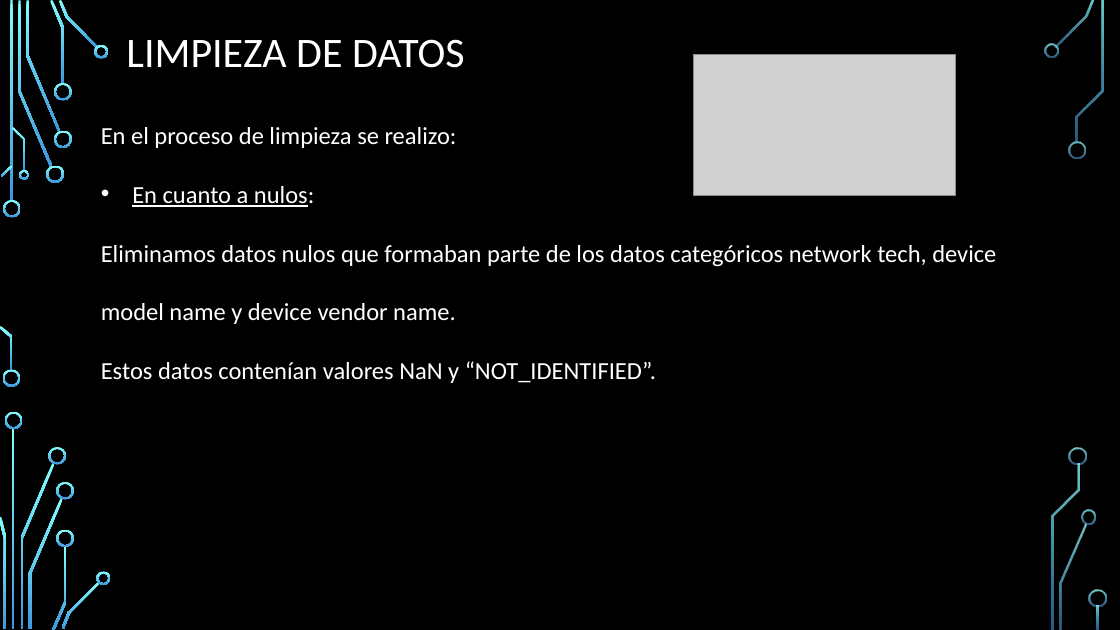
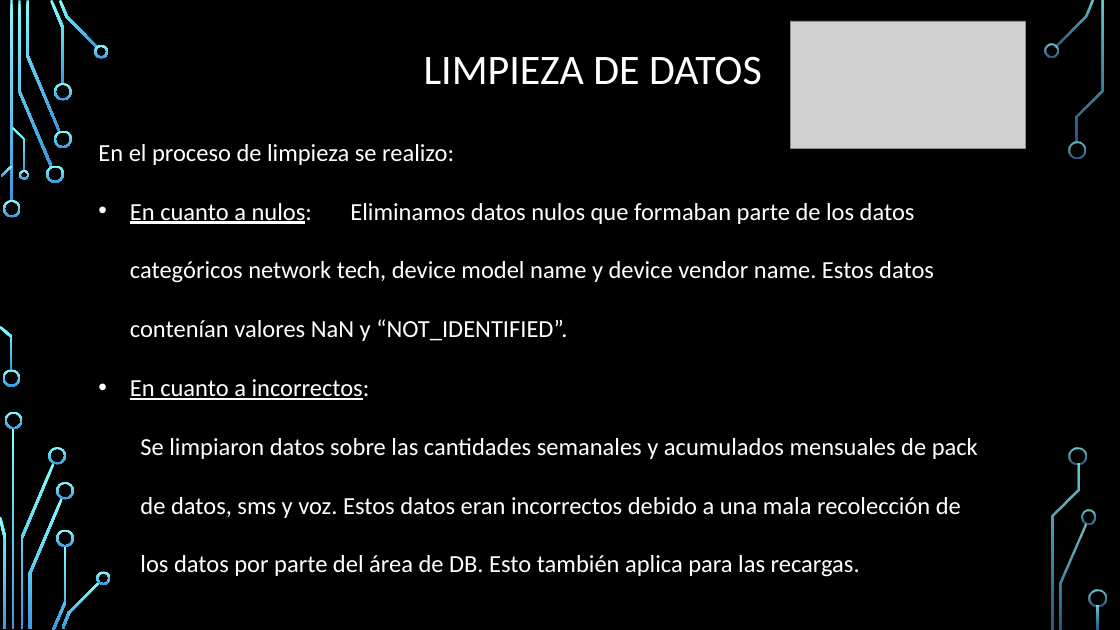
Before and after one commit to maurigarcia88/DiploDataScienceG7, a slide deck: slide 7 of Common/2_Cohorte_G7.pptx. Drawn at 1120x630 pixels with LibreOffice and Linux fonts; fonts in the diff are those of the drawing; grey boxes stand for pictures; background and template pictures are left out. Boxes give left, top, right and bottom in pixels: in the first picture for what was removed or moved away, otherwise in the second. Text is boxed around its words. In the diff, an @@ line names an element or a change of style, - is before the commit and + after.

Commit message:
PPT para presentacion final modulo 1

```diff
--- a/Common/2_Cohorte_G7.pptx
+++ b/Common/2_Cohorte_G7.pptx
@@ picture resized from (x1=694, y1=55, x2=955, y2=196) to (x1=791, y1=21, x2=1026, y2=148) @@
@@ title "LIMPIEZA DE DATOS" moved from (x1=126, y1=39, x2=465, y2=68) to (x1=424, y1=56, x2=762, y2=85) @@
@@ text "En el proceso de limpieza ..." moved from (x1=101, y1=127, x2=996, y2=383) to (x1=98, y1=144, x2=978, y2=577) @@
@@ text at (x1=130, y1=203, x2=978, y2=577): text changed @@
-• En cuanto a nulos:
-Eliminamos datos nulos que formaban parte de los datos categóricos network tech, device model name y device vendor name.
-Estos datos contenían valores NaN y “NOT_IDENTIFIED”.
+• En cuanto a nulos: Eliminamos datos nulos que formaban parte de los datos categóricos network tech, device model name y device vendor name. Estos datos contenían valores NaN y “NOT_IDENTIFIED”.
+• En cuanto a incorrectos:
+  Se limpiaron datos sobre las cantidades semanales y acumulados mensuales de pack de datos, sms y voz. Estos datos eran incorrectos debido a una mala recolección de los datos por parte del área de DB. Esto también aplica para las recargas.
```
Also in this commit, not shown: 8 other slides changed, 9 slides added, 1 slide removed.
